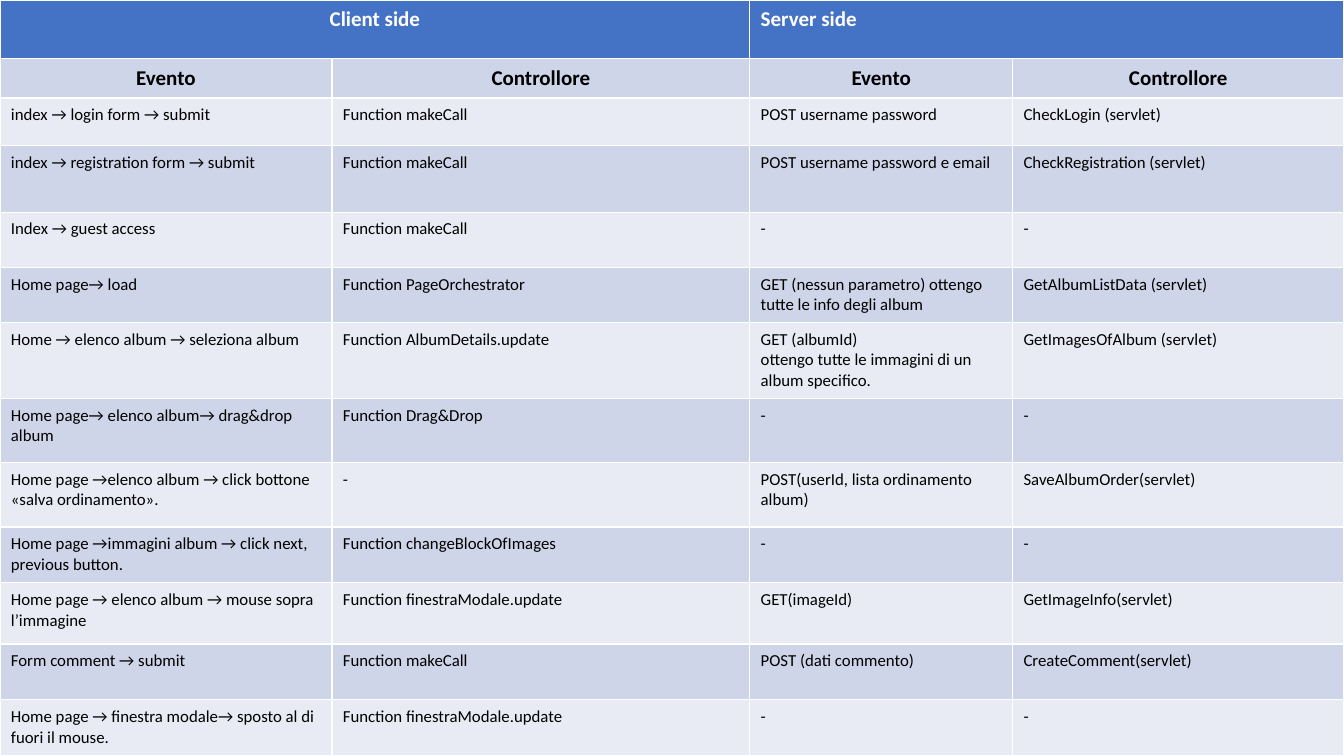
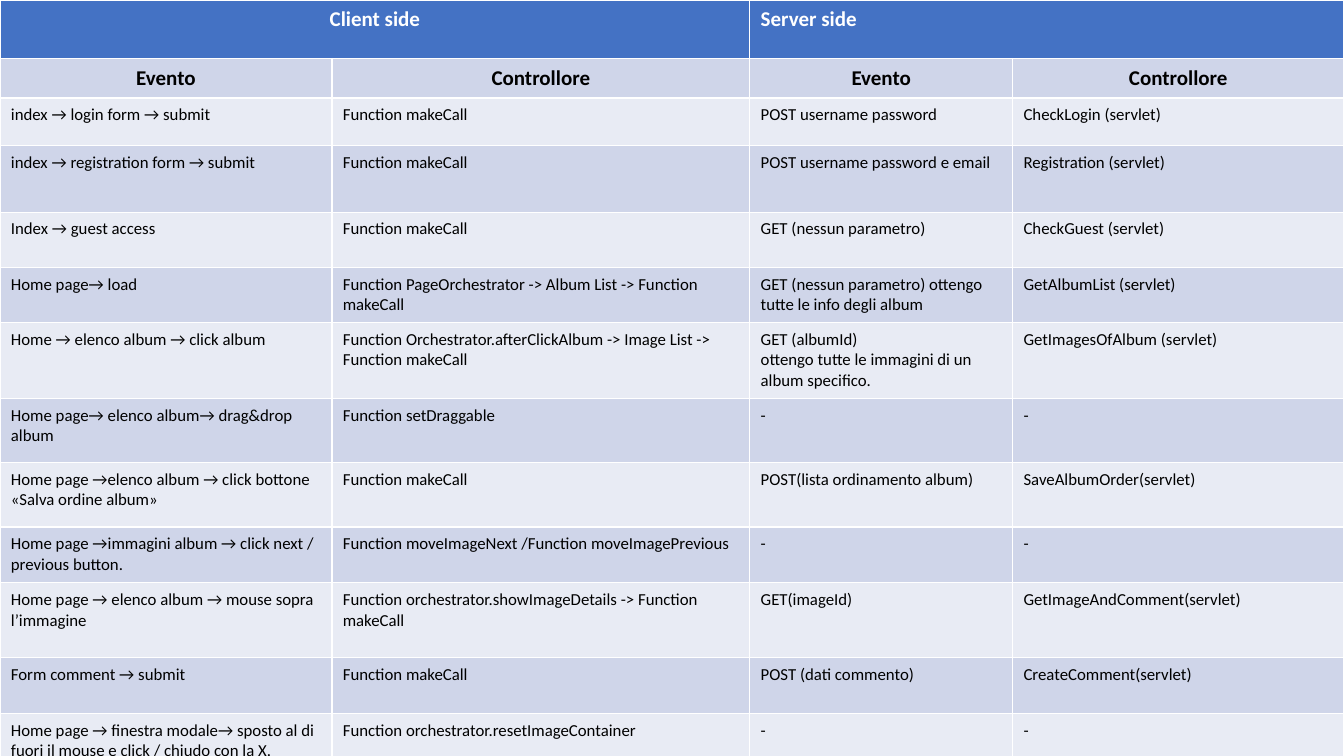
Before and after one commit to Giulsmoon/TecnologiePerIlWeb_Project1, a slide deck: slide 10 of Presentazioni Powerpoint/Progetto1_versione_RIA.pptx (slide 9 before the commit). Drawn at 1344x756 pixels with LibreOffice and Linux fonts; fonts in the diff are those of the drawing. Boxes give left, top, right and bottom in pixels: in the first picture for what was removed or moved away, otherwise in the second. Text is boxed around its words. In the diff, an @@ line names an element or a change of style, - is before the commit and + after.

Commit message:
pptx ria removed logged check in index
manca da togliele il controllo nella onePage

```diff
--- a/Presentazioni Powerpoint/Progetto1_versione_RIA.pptx
+++ b/Presentazioni Powerpoint/Progetto1_versione_RIA.pptx
@@ table at [0,0,1344,756] @@
-row 4, column 4: CheckRegistration (servlet)
+row 4, column 4: Registration (servlet)
-row 5, column 3: -
+row 5, column 3: GET (nessun parametro)
-row 5, column 4: -
+row 5, column 4: CheckGuest (servlet)
-row 6, column 2: Function PageOrchestrator
+row 6, column 2: Function PageOrchestrator -> Album List -> Function makeCall
-row 6, column 4: GetAlbumListData (servlet)
+row 6, column 4: GetAlbumList (servlet)
-row 7, column 1: Home → elenco album → seleziona album
+row 7, column 1: Home → elenco album → click album
-row 7, column 2: Function AlbumDetails.update
+row 7, column 2: Function Orchestrator.afterClickAlbum -> Image List -> Function makeCall
-row 8, column 2: Function Drag&Drop
+row 8, column 2: Function setDraggable
-row 9: Home page →elenco album → click bottone «salva ordinamento». | - | POST(userId, lista ordinamento album) | SaveAlbumOrder(servlet)
+row 9: Home page →elenco album → click bottone «Salva ordine album» | Function makeCall | POST(lista ordinamento album) | SaveAlbumOrder(servlet)
-row 10, column 1: Home page →immagini album → click next, previous button.
+row 10, column 1: Home page →immagini album → click next / previous button.
-row 10, column 2: Function changeBlockOfImages
+row 10, column 2: Function moveImageNext /Function moveImagePrevious
-row 11, column 2: Function finestraModale.update
+row 11, column 2: Function orchestrator.showImageDetails -> Function makeCall
-row 11, column 4: GetImageInfo(servlet)
+row 11, column 4: GetImageAndComment(servlet)
-row 13, column 1: Home page → finestra modale→ sposto al di fuori il mouse.
+row 13, column 1: Home page → finestra modale→ sposto al di fuori il mouse e click / chiudo con la X.
-row 13, column 2: Function finestraModale.update
+row 13, column 2: Function orchestrator.resetImageContainer
```
Also in this commit, not shown: 4 other slides changed, 2 slides added, 4 other files.
